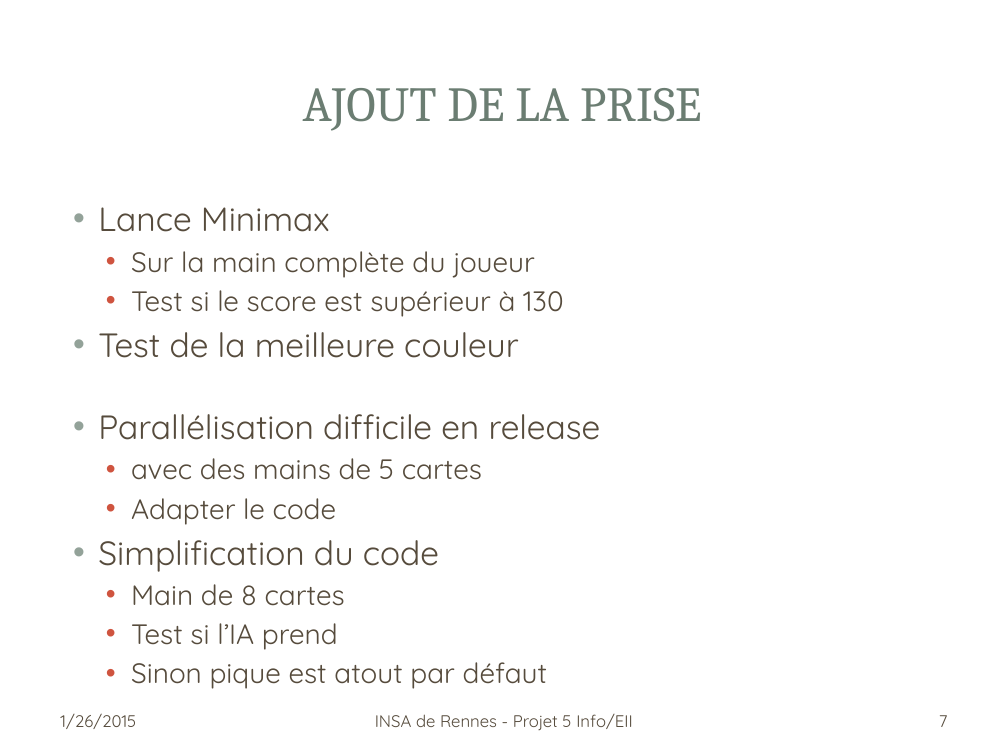
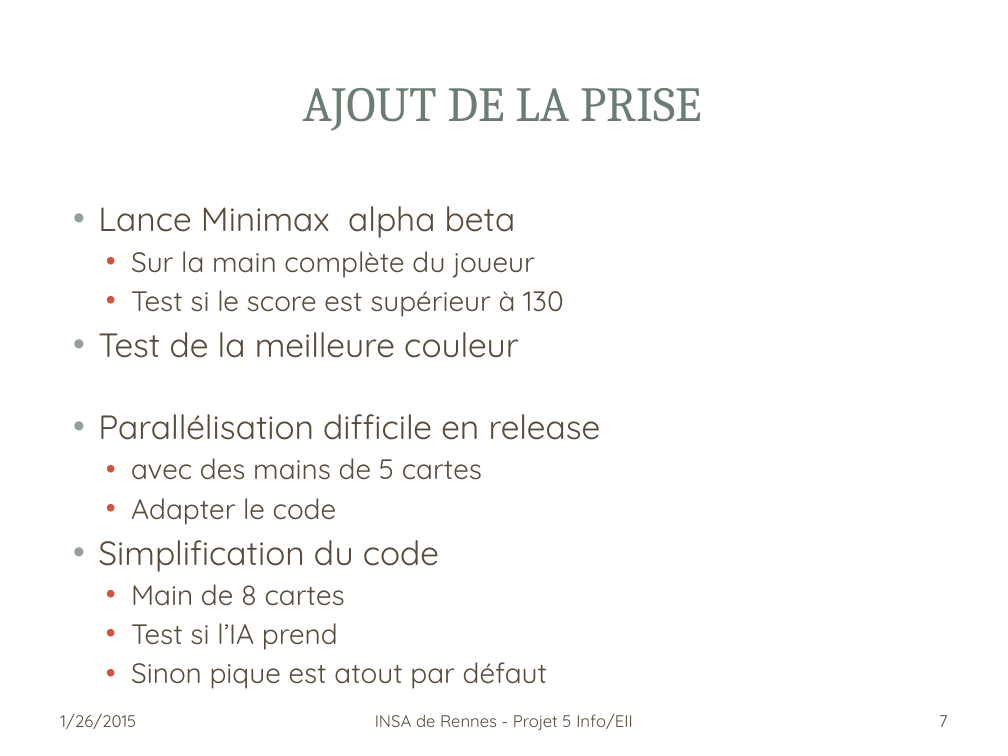
Before and after one commit to aurrelhebert/Projet_Belote, a slide deck: slide 7 of doc/presentation.pptx. Drawn at 1008x756 pixels with LibreOffice and Linux fonts; fonts in the diff are those of the drawing; background and template pictures are left out. Boxes give left, top, right and bottom in pixels: in the first picture for what was removed or moved away, otherwise in the second. Text is boxed around its words. In the diff, an @@ line names an element or a change of style, - is before the commit and + after.

```diff
--- a/doc/presentation.pptx
+++ b/doc/presentation.pptx
@@ text at [98,206,516,238]: text changed @@
-• Lance Minimax
+• Lance Minimax alpha beta
```
Also in this commit, not shown: 3 other slides changed.
